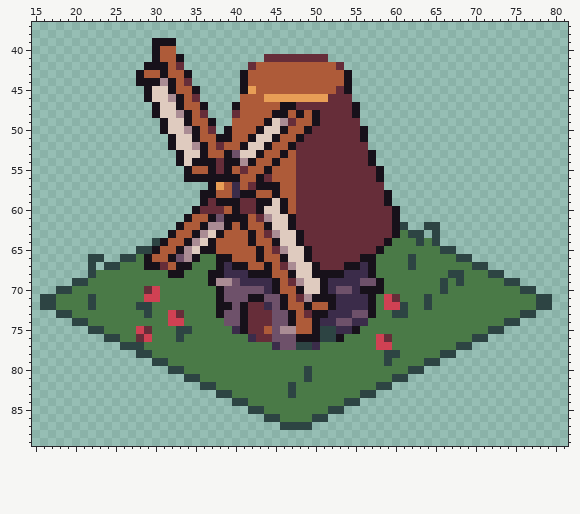
Sprite sheet -- tradeworld/Public/img/Windmill.png. The picture above is the old version.
The file is 96x96 pixels. Shown: x 15..81, y 37..89.
After:
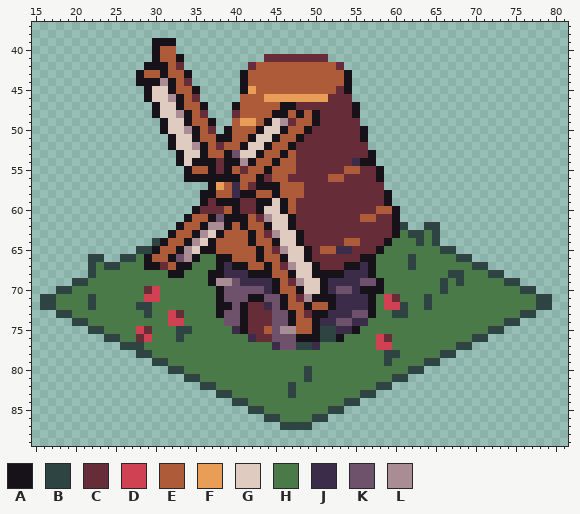
Palette (. is transparent): A #17111a  B #2d4443  C #662d39  D #d04153  E #ae5b39  F #e89e56  G #dfcbbf  H #4a7a47  J #3b2c4a  K #6e516a  L #aa8c94
Changes in this commit:
Colour A replaces colour C in row 54 at x 56.
Colour C replaces colour E in row 56 at x 47.
Colour E replaces colour C in row 55 at x 54 to 55; in row 56 at x 52 to 53; in rows 57 to 58 at x 48; in row 60 at x 58 to 59; in row 61 at x 56 to 57; in row 64 at x 54 to 55.
Colour E replaces colour C in row 65 at x 51 to 52.
Colour F replaces colour E in row 49 at x 41 to 42.
Colour H is added in row 63 at x 64; in row 67 at x 23.
Colour J replaces colour C in row 54 at x 55; in row 65 at x 53 to 54.
Pixel boxes of the changes (left, top, right, bottom) in both pictures:
changed: (240, 118, 256, 126)
changed: (288, 158, 392, 254)
added: (424, 230, 432, 238)
added: (96, 262, 104, 270)
